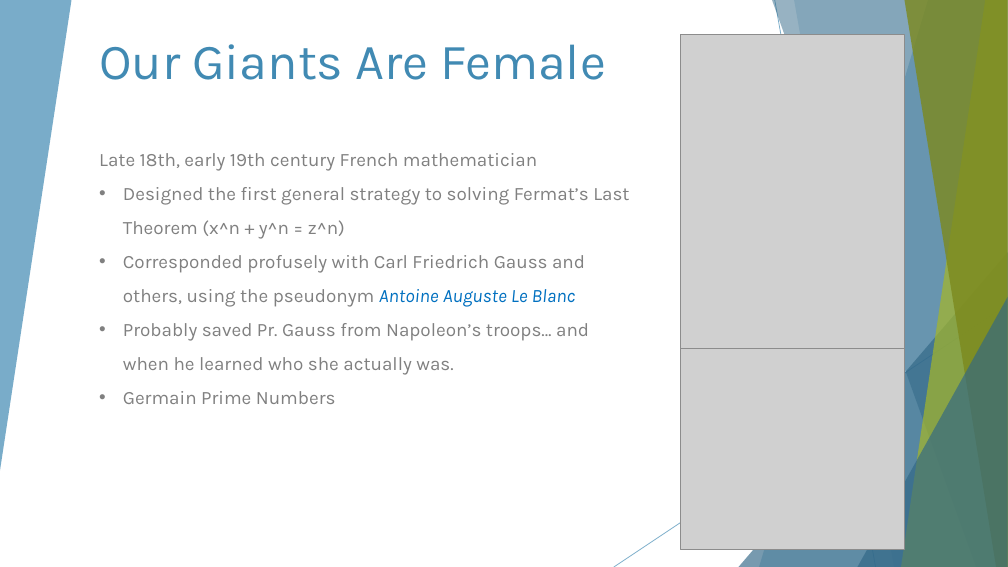
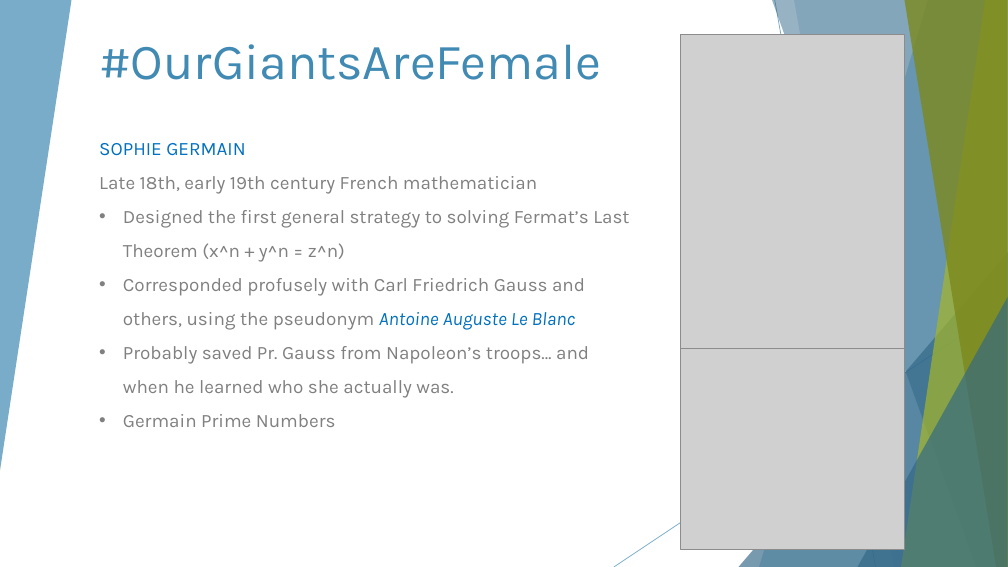
Before and after one commit to francois-normandin/mqtt-lv-py-demo, a slide deck: slide 3 of UKTAG 20210528 MQTT.pptx. Drawn at 1008x567 pixels with LibreOffice and Linux fonts; fonts in the diff are those of the drawing; grey boxes stand for pictures. Boxes give left, top, right and bottom in pixels: in the first picture for what was removed or moved away, otherwise in the second. Text is boxed around its words. In the diff, an @@ line names an element or a change of style, - is before the commit and + after.

Commit message:
typos

```diff
--- a/UKTAG 20210528 MQTT.pptx
+++ b/UKTAG 20210528 MQTT.pptx
@@ title at (99, 44, 601, 80): text changed @@
-Our Giants Are Female
+#OurGiantsAreFemale
@@ text "SOPHIE GERMAIN": place and size @@
-text "SOPHIE GERMAIN" at (99, 153, 629, 404)
+text "SOPHIE GERMAIN" at (99, 143, 629, 427)
@@ text at (99, 143, 245, 156): paragraph added @@
+SOPHIE GERMAIN
```
Also in this commit, not shown: 1 other slide changed.
